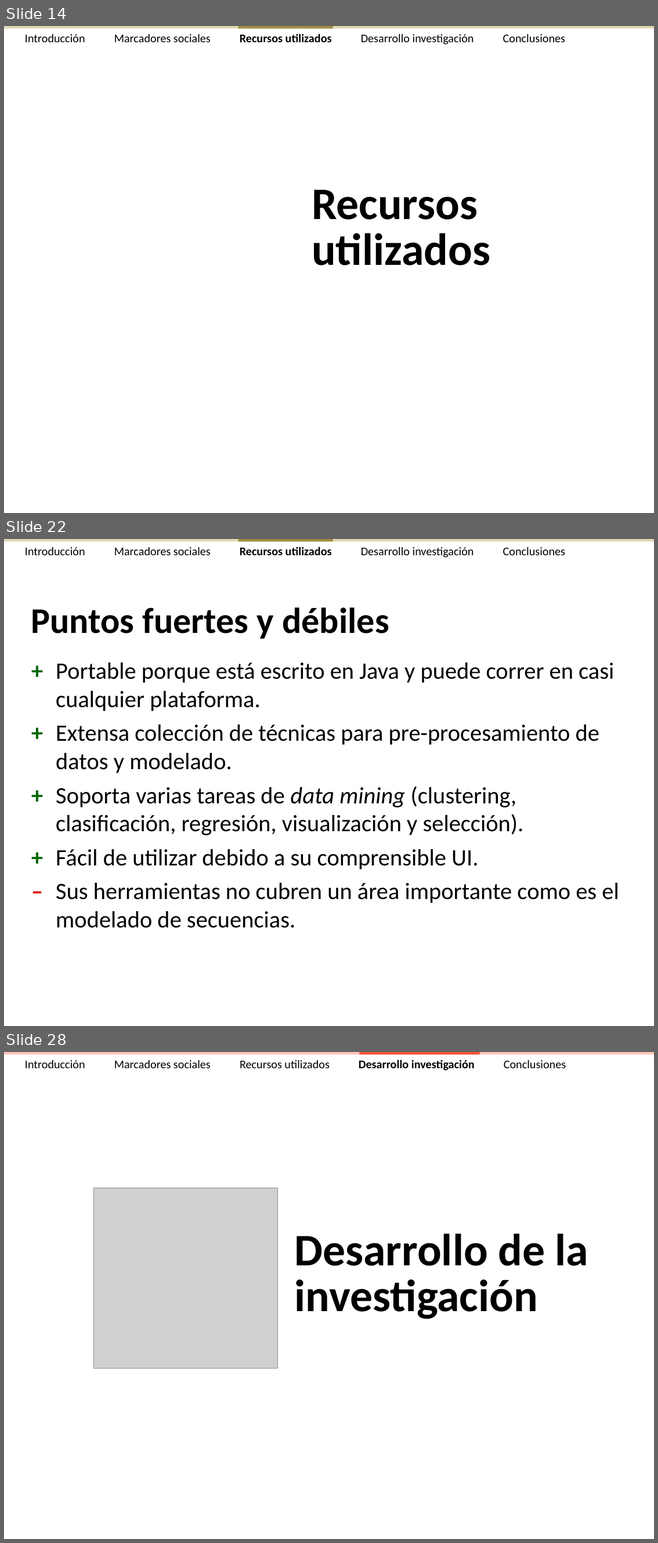
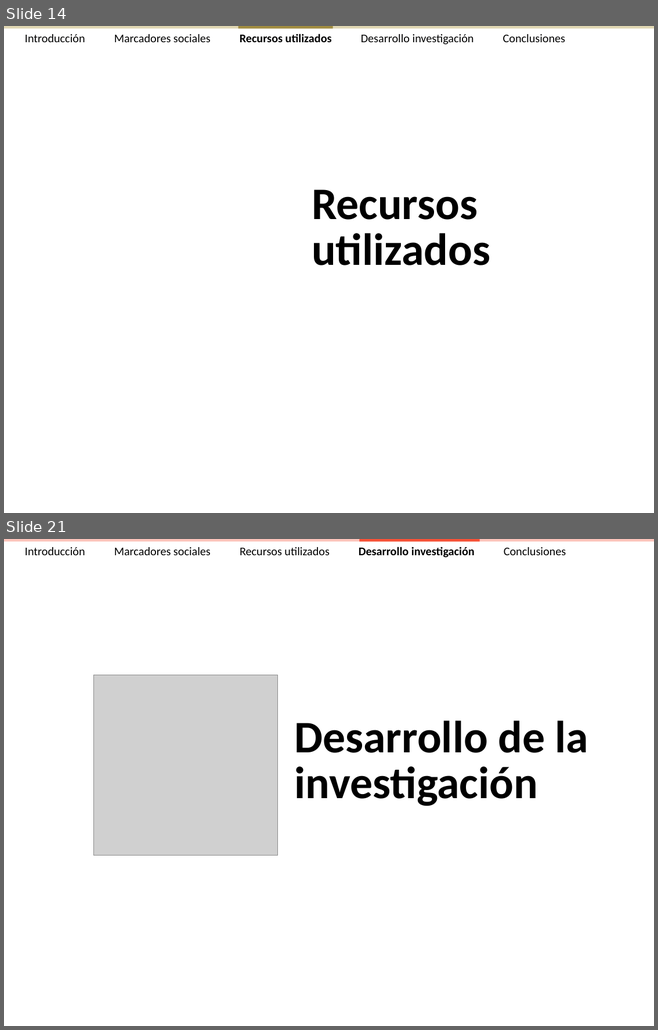
Before and after one commit to ak907kenai/nicotournetesis, a slide deck: docs_trunk/Presentación/Nicolás Tourné - Presentación Tesis (v2.3).ppt. Shown one above the other, each under a label of ours: slides 14, 22 and 28 before the commit, slides 14 and 21 after it; the slides between them are not shown. The pictures are 658x1543 and 658x1030 pixels, drawn with LibreOffice and Linux fonts; fonts in the diff are those of the drawing; grey boxes stand for pictures. Boxes give left, top, right and bottom in pixels: in the first picture for what was removed or moved away, otherwise in the second. Text is boxed around its words. In the diff, an @@ line names an element or a change of style, - is before the commit and + after.

```diff
--- a/docs_trunk/Presentación/Nicolás Tourné - Presentación Tesis (v2.3).ppt
+++ b/docs_trunk/Presentación/Nicolás Tourné - Presentación Tesis (v2.3).ppt
@@ slide 22 removed at bbox=[4, 539, 654, 1026], background #FFFFFF @@
@@ rectangle removed at bbox=[4, 539, 654, 541] @@
@@ text removed at bbox=[25, 547, 565, 558] @@
-Introducción Marcadores sociales Recursos utilizados Desarrollo investigación Conclusiones
@@ rectangle removed at bbox=[238, 539, 333, 541] @@
@@ title removed at bbox=[31, 607, 389, 639] @@
-Puntos fuertes y débiles
@@ text removed at bbox=[56, 663, 618, 928] @@
-+ Portable porque está escrito en Java y puede correr en casi cualquier plataforma.
-+ Extensa colección de técnicas para pre-procesamiento de datos y modelado.
-+ Soporta varias tareas de data mining (clustering, clasificación, regresión, visualización y selección).
-+ Fácil de utilizar debido a su comprensible UI.
-– Sus herramientas no cubren un área importante como es el modelado de secuencias.
@@ what was slide 28 is now slide 21 @@
```
Also in this commit, not shown: 6 slides changed, 6 other slides removed.
